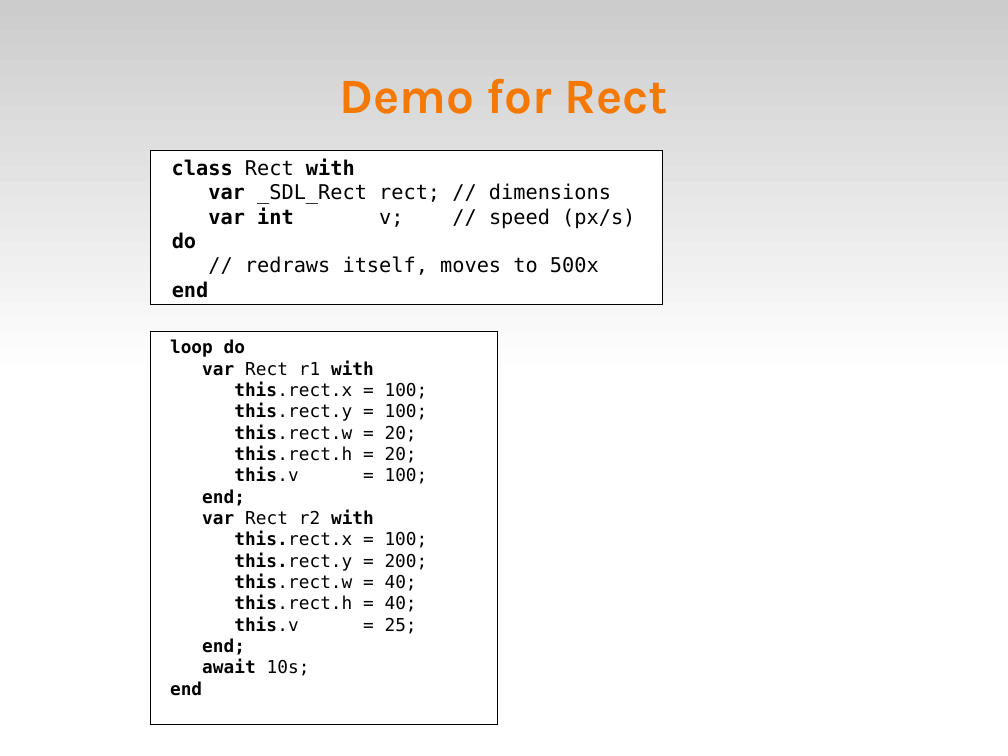
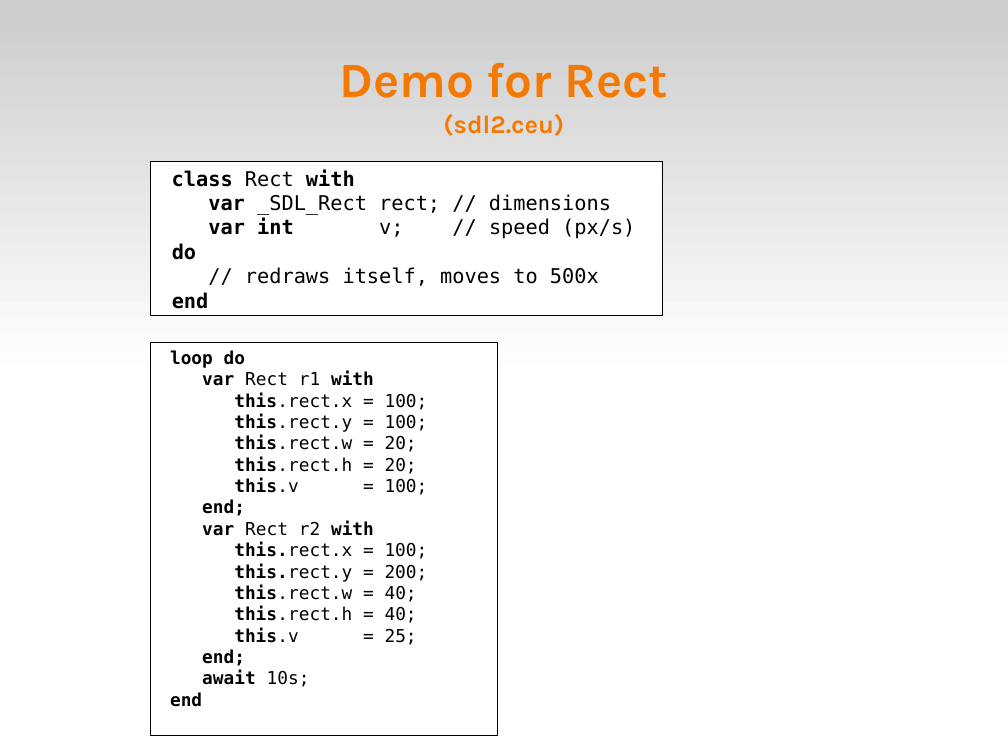
Before and after one commit to fsantanna-no/ceu-docs, a slide deck: slide 11 of ceu_dyn.odp. Drawn at 1008x756 pixels with LibreOffice and Linux fonts; fonts in the diff are those of the drawing. Boxes give left, top, right and bottom in pixels: in the first picture for what was removed or moved away, otherwise in the second. Text is boxed around its words. In the diff, an @@ line names an element or a change of style, - is before the commit and + after.

```diff
--- a/ceu_dyn.odp
+++ b/ceu_dyn.odp
@@ title at box(339, 62, 669, 136): text changed @@
-Demo for Rect
+Demo for Rect
+(sdl2.ceu)
@@ rectangle "class Rect with": place and size @@
-rectangle "class Rect with" at box(151, 151, 663, 306)
+rectangle "class Rect with" at box(151, 161, 663, 316)
@@ rectangle "loop do": place and size @@
-rectangle "loop do" at box(150, 331, 498, 724)
+rectangle "loop do" at box(150, 342, 498, 735)
```
Also in this commit, not shown: 10 other slides changed, 1 slide added, 5 other files.
